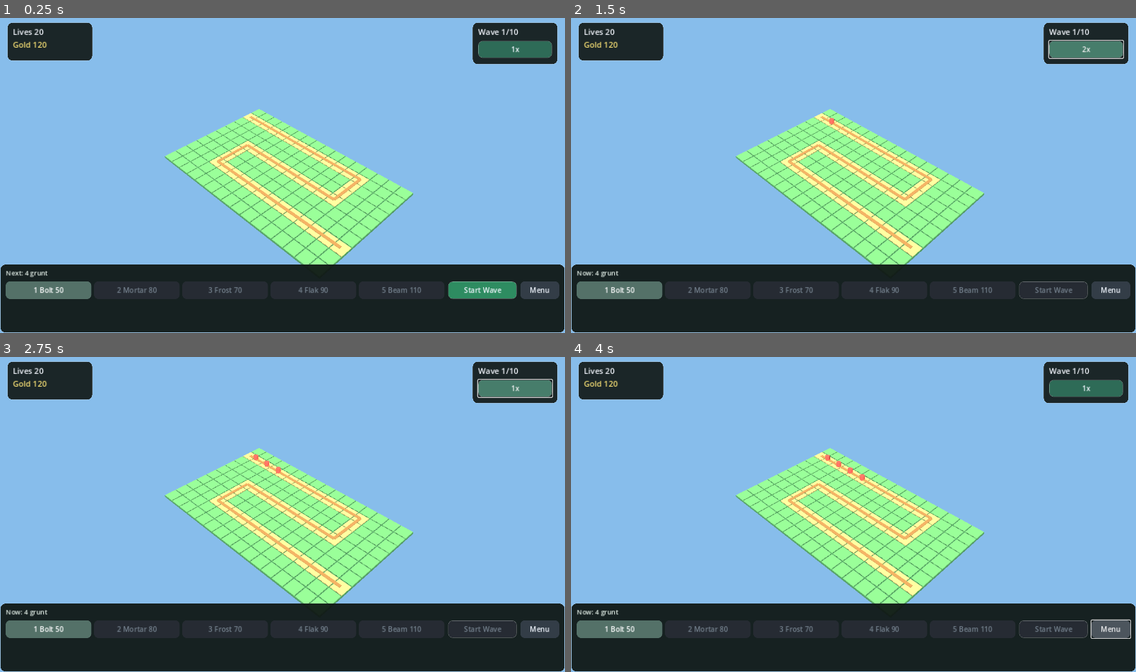
Above: before the commit, frames 1-4 (two rows, left to right).
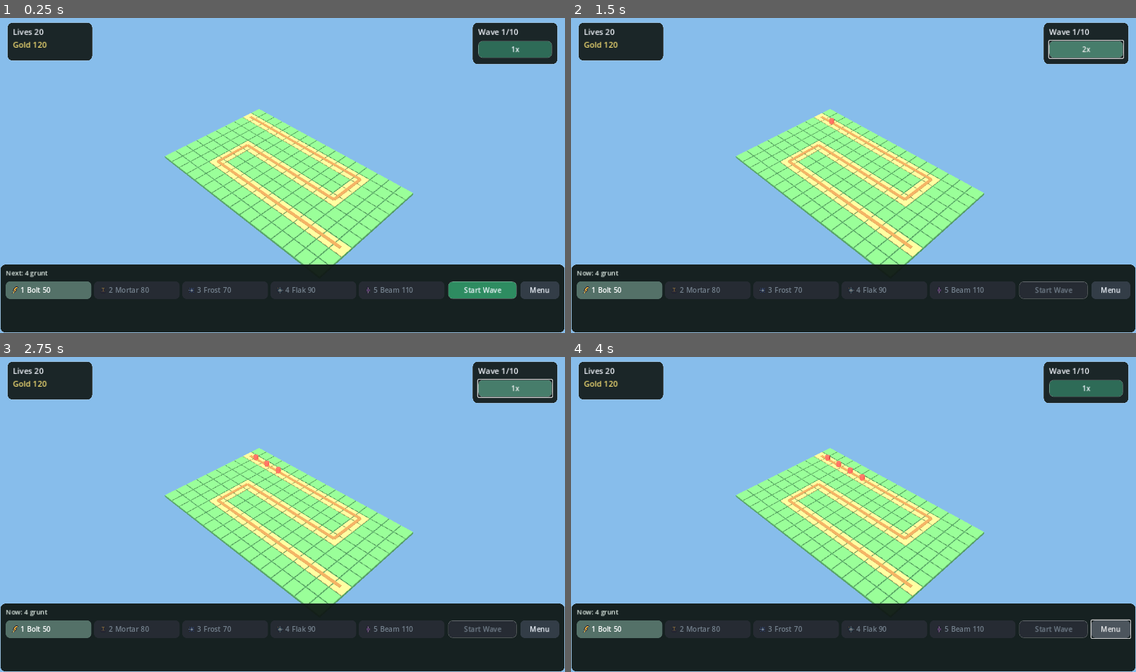
Above: after the commit, the same moments.

Repository: kblaszki/godot-game
Game: Godot game, scene res://games/gridward/app/play.tscn
Two runs of this game, one before a commit and one after it. Both use one fixed random seed, a clock stepped at 60 frames per second and the inputs below. This scene is started directly instead of the project's main scene.
Inputs:
- Up to frame 1 (0.25 s): no input
- Up to frame 2 (1.5 s): click "Start Wave" at 0.5 s; click "1x" at 1.25 s
- Up to frame 3 (2.75 s): click "2x" at 2 s
- Up to frame 4 (4 s): click "1 Bolt 50" at 2.75 s; click "Menu" at 3.5 s

The runs differ from the first frame. In frame 1, 0.4% of the frame differs, in the area x 2-75%, y 85-88%; in frame 2, 0.4%; in frame 3, 0.4%; in frame 4, 0.4%.

Commit message:
Add Gridward combat juice, audio port, and pxl icons.
Presentation-only feedback and nearest-filtered tower icons keep sim determinism intact while making fights readable.

Diff:
--- a/games/gridward/app/board_3d.gd
+++ b/games/gridward/app/board_3d.gd
@@ -20,15 +20,23 @@
 const GHOST_OK := Color(0.3, 0.85, 0.4, 0.5)
 const GHOST_BAD := Color(0.9, 0.22, 0.2, 0.5)
 
+const TRAUMA_DECAY := 2.4
+const TRAUMA_OFFSET := 0.42
+
 var _camera: Camera3D
 var _pivot: Node3D
 var _cells_root: Node3D
 var _path_root: Node3D
 var _towers_root: Node3D
 var _enemies_root: Node3D
+var _projectiles_root: Node3D
+var _fx_root: Node3D
 var _ghost: MeshInstance3D
 var _tower_nodes: Dictionary = {}
 var _enemy_nodes: Dictionary = {}
+var _projectile_nodes: Dictionary = {}
+var _trauma: float = 0.0
+var _shake_time: float = 0.0
 var _focus: Vector3 = Vector3.ZERO
 var _board_center: Vector3 = Vector3.ZERO
 var _distance: float = 18.0
@@ -48,8 +56,26 @@
 	_ensure_rig()
 
 
-func _process(_delta: float) -> void:
+func _process(delta: float) -> void:
+	_shake_time += delta
+	_trauma = maxf(_trauma - TRAUMA_DECAY * delta, 0.0)
 	_apply_camera()
+
+
+func add_trauma(amount: float) -> void:
+	_trauma = clampf(_trauma + amount, 0.0, 1.0)
+
+
+func get_trauma() -> float:
+	return _trauma
+
+
+## Last mirrored enemy origin, or INF when that id is not on the board yet.
+func enemy_anchor(id: int) -> Vector3:
+	var node := _enemy_nodes.get(id) as Node3D
+	if node == null:
+		return Vector3(INF, INF, INF)
+	return node.position
 
 
 func get_camera() -> Camera3D:
@@ -103,6 +129,7 @@
 		_apply_camera()
 	_sync_towers(sim.get_towers())
 	_sync_enemies(sim.get_enemies())
+	_sync_projectiles(sim.get_projectiles())
 
 
 ## Viewport pixels. Returns MISS_CELL when the ray misses the ground plane.
@@ -217,6 +244,12 @@
 	_enemies_root = Node3D.new()
 	_enemies_root.name = "Enemies"
 	_pivot.add_child(_enemies_root)
+	_projectiles_root = Node3D.new()
+	_projectiles_root.name = "Projectiles"
+	_pivot.add_child(_projectiles_root)
+	_fx_root = Node3D.new()
+	_fx_root.name = "Fx"
+	_pivot.add_child(_fx_root)
 
 	if _use_meshes():
 		_ghost = MeshInstance3D.new()
@@ -354,6 +387,35 @@
 	_drop_missing(_enemy_nodes, live)
 
 
+func _sync_projectiles(shots: Array) -> void:
+	if not _use_meshes():
+		return
+	var live := {}
+	for item in shots:
+		var shot := item as ProjectileState
+		if shot == null:
+			continue
+		live[shot.id] = true
+		var node := _projectile_nodes.get(shot.id) as MeshInstance3D
+		if node == null:
+			node = MeshInstance3D.new()
+			node.name = "Shot%d" % shot.id
+			var sphere := SphereMesh.new()
+			sphere.radius = 0.12
+			sphere.height = 0.24
+			node.mesh = sphere
+			var mat := StandardMaterial3D.new()
+			mat.albedo_color = Color(0.95, 0.55, 0.2, 1)
+			mat.emission_enabled = true
+			mat.emission = Color(1.0, 0.72, 0.3, 1)
+			mat.emission_energy_multiplier = 0.45
+			node.material_override = mat
+			_projectiles_root.add_child(node)
+			_projectile_nodes[shot.id] = node
+		node.position = point_to_world(shot.position) + Vector3(0.0, 0.35, 0.0)
+	_drop_missing(_projectile_nodes, live)
+
+
 func _make_tower(tower: TowerState) -> MeshInstance3D:
 	var node := MeshInstance3D.new()
 	node.name = "Tower%d" % tower.id
@@ -452,9 +514,100 @@
 		sin(pitch),
 		cos(yaw) * cos(pitch)
 	) * _distance
-	_camera.global_position = _focus + offset
-	if _camera.global_position.distance_squared_to(_focus) > 0.0001:
-		_camera.look_at(_focus, Vector3.UP)
+	var kick := _shake_offset()
+	var look := _focus + kick
+	_camera.global_position = _focus + offset + kick
+	if _camera.global_position.distance_squared_to(look) > 0.0001:
+		_camera.look_at(look, Vector3.UP)
+
+
+func _shake_offset() -> Vector3:
+	var shake := _trauma * _trauma
+	if shake <= 0.000001:
+		return Vector3.ZERO
+	return Vector3(
+		TRAUMA_OFFSET * shake * sin(_shake_time * 31.0),
+		TRAUMA_OFFSET * 0.35 * shake * sin(_shake_time * 27.0),
+		TRAUMA_OFFSET * shake * cos(_shake_time * 23.0)
+	)
+
+
+func flash_enemy(id: int) -> void:
+	if not _use_meshes() or _fx_root == null:
+		return
+	var node := _enemy_nodes.get(id) as MeshInstance3D
+	if node == null:
+		return
+	var flash := MeshInstance3D.new()
+	var cyl := CylinderMesh.new()
+	cyl.top_radius = 0.28
+	cyl.bottom_radius = 0.28
+	cyl.height = 0.5
+	flash.mesh = cyl
+	flash.material_override = _flash_mat(Color(1.0, 0.95, 0.75, 0.85))
+	flash.position = node.position
+	_fx_root.add_child(flash)
+	var tw := create_tween()
+	tw.tween_property(flash, "scale", Vector3(1.35, 1.15, 1.35), 0.08)
+	tw.tween_callback(flash.queue_free)
+
+
+func pop_enemy(id: int, enemy_id: StringName) -> void:
+	if not _use_meshes() or _fx_root == null:
+		return
+	var node := _enemy_nodes.get(id) as MeshInstance3D
+	if node == null:
+		return
+	var pop := MeshInstance3D.new()
+	var cyl := CylinderMesh.new()
+	cyl.top_radius = 0.2
+	cyl.bottom_radius = 0.2
+	cyl.height = 0.4
+	pop.mesh = cyl
+	pop.material_override = _flash_mat(_enemy_color(enemy_id))
+	pop.position = node.position
+	_fx_root.add_child(pop)
+	var tw := create_tween()
+	tw.tween_property(pop, "scale", Vector3(1.5, 1.7, 1.5), 0.08).set_trans(Tween.TRANS_BACK).set_ease(Tween.EASE_OUT)
+	tw.tween_property(pop, "scale", Vector3(0.05, 0.05, 0.05), 0.14).set_trans(Tween.TRANS_QUAD).set_ease(Tween.EASE_IN)
+	tw.tween_callback(pop.queue_free)
+
+
+func pulse_shot(from: Vector3, to: Vector3, tower_id: StringName) -> void:
+	if not _use_meshes() or _fx_root == null:
+		return
+	var delta := to - from
+	if delta.length_squared() < 0.0001:
+		return
+	var beam := MeshInstance3D.new()
+	var box := BoxMesh.new()
+	box.size = Vector3(delta.length(), 0.06, 0.06)
+	beam.mesh = box
+	beam.material_override = _flash_mat(_tower_color(tower_id))
+	beam.position = (from + to) * 0.5
+	beam.rotation = Vector3(0.0, yaw_for_xz_delta(Vector2(delta.x, delta.z)), 0.0)
+	_fx_root.add_child(beam)
+	var tw := create_tween()
+	tw.tween_property(beam, "scale", Vector3(1.0, 0.2, 0.2), 0.1)
+	tw.tween_callback(beam.queue_free)
+
+
+func burst_impact(point: Vector2, radius: float) -> void:
+	if not _use_meshes() or _fx_root == null:
+		return
+	var ring := MeshInstance3D.new()
+	var cyl := CylinderMesh.new()
+	cyl.top_radius = 0.08
+	cyl.bottom_radius = 0.08
+	cyl.height = 0.06
+	ring.mesh = cyl
+	ring.material_override = _flash_mat(Color(0.95, 0.55, 0.22, 1))
+	ring.position = point_to_world(point) + Vector3(0.0, 0.22, 0.0)
+	_fx_root.add_child(ring)
+	var spread := maxf(radius, 0.35) * 2.2
+	var tw := create_tween()
+	tw.tween_property(ring, "scale", Vector3(spread, 1.0, spread), 0.16).set_trans(Tween.TRANS_QUAD).set_ease(Tween.EASE_OUT)
+	tw.tween_callback(ring.queue_free)
 
 
 func _tower_color(tower_id: StringName) -> Color:
@@ -491,6 +644,14 @@
 			return Color(0.85, 0.85, 0.85, 1)
 
 
+func _flash_mat(color: Color) -> StandardMaterial3D:
+	var mat := StandardMaterial3D.new()
+	mat.albedo_color = color
+	mat.shading_mode = BaseMaterial3D.SHADING_MODE_UNSHADED
+	mat.transparency = BaseMaterial3D.TRANSPARENCY_ALPHA
+	return mat
+
+
 func _mat(color: Color) -> StandardMaterial3D:
 	var mat := StandardMaterial3D.new()
 	mat.albedo_color = color
--- /dev/null
+++ b/games/gridward/app/gridward_audio.gd
@@ -0,0 +1,126 @@
+class_name GridwardAudio
+extends Node
+
+## Maps GridwardEvents to cue ids. Headless sessions use NullAudio.
+## A windowed play session uses GodotAudio blips. Tests may set_port.
+
+const CUE_HIT: StringName = &"hit"
+const CUE_KILL: StringName = &"kill"
+const CUE_KILL_BIG: StringName = &"kill_big"
+const CUE_LEAK: StringName = &"leak"
+const CUE_FIRE: StringName = &"fire"
+const CUE_IMPACT: StringName = &"impact"
+const CUE_PLACE: StringName = &"place"
+const CUE_SELL: StringName = &"sell"
+const CUE_UPGRADE: StringName = &"upgrade"
+const CUE_WAVE: StringName = &"wave"
+const CUE_CLEAR: StringName = &"clear"
+const CUE_VICTORY: StringName = &"victory"
+const CUE_DEFEAT: StringName = &"defeat"
+
+const BIG_KILL_BOUNTY := 50
+const HIT_STOP_STEPS := 4
+const TRAUMA_LEAK := 0.62
+const TRAUMA_BIG_KILL := 0.34
+const TRAUMA_DEFEAT := 0.75
+
+var _port: Object = null
+
+
+func _ready() -> void:
+	if _port != null:
+		return
+	if OS.has_feature("headless") or DisplayServer.get_name() == "headless":
+		_port = NullAudio.new()
+		return
+	var live := GodotAudio.new()
+	add_child(live)
+	live.register_blip(CUE_HIT, 880.0, 0.03)
+	live.register_blip(CUE_KILL, 520.0, 0.06)
+	live.register_blip(CUE_KILL_BIG, 180.0, 0.12)
+	live.register_blip(CUE_LEAK, 140.0, 0.16)
+	live.register_blip(CUE_FIRE, 660.0, 0.025)
+	live.register_blip(CUE_IMPACT, 220.0, 0.05)
+	live.register_blip(CUE_PLACE, 440.0, 0.04)
+	live.register_blip(CUE_SELL, 300.0, 0.05)
+	live.register_blip(CUE_UPGRADE, 720.0, 0.06)
+	live.register_blip(CUE_WAVE, 500.0, 0.05)
+	live.register_blip(CUE_CLEAR, 840.0, 0.08)
+	live.register_blip(CUE_VICTORY, 960.0, 0.14)
+	live.register_blip(CUE_DEFEAT, 110.0, 0.2)
+	_port = live
+
+
+func set_port(port: Object) -> void:
+	_port = port
+
+
+func play_cue(cue: StringName, volume: float = 1.0) -> void:
+	if cue == &"" or _port == null:
+		return
+	if _port.has_method("play"):
+		_port.call("play", cue, volume)
+
+
+## Presentation recipe for one sim event. Does not touch the sim or any RNG.
+static func reaction(event: Dictionary) -> Dictionary:
+	var kind: StringName = event.get("type", &"")
+	var cue: StringName = &""
+	var volume := 1.0
+	var trauma := 0.0
+	var hit_stop := 0
+	var vfx: StringName = &""
+	match kind:
+		GridwardEvents.ENEMY_HIT:
+			cue = CUE_HIT
+			volume = 0.4
+			vfx = &"hit_flash"
+		GridwardEvents.ENEMY_KILLED:
+			var bounty := int(event.get("bounty", 0))
+			var big := StringName(event.get("enemy_id", &"")) == &"boss" or bounty >= BIG_KILL_BOUNTY
+			cue = CUE_KILL_BIG if big else CUE_KILL
+			volume = 1.0 if big else 0.7
+			if big:
+				trauma = TRAUMA_BIG_KILL
+				hit_stop = HIT_STOP_STEPS
+			vfx = &"death_pop"
+		GridwardEvents.ENEMY_LEAKED:
+			cue = CUE_LEAK
+			trauma = TRAUMA_LEAK
+		GridwardEvents.TOWER_FIRED:
+			cue = CUE_FIRE
+			volume = 0.55
+			vfx = &"tracer"
+		GridwardEvents.PROJECTILE_IMPACT:
+			cue = CUE_IMPACT
+			volume = 0.65
+			vfx = &"impact"
+		GridwardEvents.TOWER_PLACED:
+			cue = CUE_PLACE
+			volume = 0.8
+		GridwardEvents.TOWER_SOLD:
+			cue = CUE_SELL
+			volume = 0.7
+		GridwardEvents.TOWER_UPGRADED:
+			cue = CUE_UPGRADE
+			volume = 0.75
+		GridwardEvents.WAVE_STARTED:
+			cue = CUE_WAVE
+			volume = 0.6
+		GridwardEvents.WAVE_CLEARED:
+			cue = CUE_CLEAR
+			volume = 0.7
+		GridwardEvents.VICTORY:
+			cue = CUE_VICTORY
+		GridwardEvents.DEFEAT:
+			cue = CUE_DEFEAT
+			trauma = TRAUMA_DEFEAT
+		_:
+			pass
+	return {
+		"cue": cue,
+		"volume": volume,
+		"trauma": trauma,
+		"hit_stop": hit_stop,
+		"vfx": vfx,
+	}
--- a/games/gridward/app/play.gd
+++ b/games/gridward/app/play.gd
@@ -1,6 +1,8 @@
 extends Control
 
 const PAUSE_PATH := "res://games/gridward/app/pause_menu.tscn"
+const ICON_SHEET_PNG := "res://games/gridward/assets/pxl/icons.png"
+const ICON_SHEET_JSON := "res://games/gridward/assets/pxl/icons.json"
 const CLICK_DRAG_PX := 6.0
 
 const TOWER_ACTIONS: Array[StringName] = [
@@ -37,6 +39,8 @@
 var _lmb_press_pos: Vector2 = Vector2.ZERO
 var _hovering: bool = false
 var _hover_local: Vector2 = Vector2.ZERO
+var _skip_sim_steps: int = 0
+var _icon_textures: Dictionary = {}
 
 @onready var _svc: SubViewportContainer = $BoardRoot/SubViewportContainer
 @onready var _viewport: SubViewport = $BoardRoot/SubViewportContainer/SubViewport
@@ -57,6 +61,7 @@
 @onready var _build_bar: HBoxContainer = $BottomDock/Margin/Column/ActionRow/BuildBar
 @onready var _start: Button = $BottomDock/Margin/Column/ActionRow/StartWave
 @onready var _menu: Button = $BottomDock/Margin/Column/ActionRow/Menu
+@onready var _audio: GridwardAudio = $GridwardAudio
 
 
 func bind_sim(sim: GridwardSim, map: MapDef) -> void:
@@ -149,9 +154,17 @@
 	if _sim == null:
 		return
 	var count := 2 if _speed_2x else 1
+	var stepped := false
 	for _i in count:
+		if _skip_sim_steps > 0:
+			_skip_sim_steps -= 1
+			continue
 		_sim.step()
-	_after_command()
+		stepped = true
+		_dispatch_events(_sim.drain_events())
+	if stepped:
+		_refresh_hud()
+		_refresh_ghost()
 
 
 func _sample_input() -> void:
@@ -298,11 +311,67 @@
 
 
 func _after_command() -> void:
+	var events: Array = []
 	if _sim != null:
-		_sim.drain_events()
-	_sync_board()
+		events = _sim.drain_events()
+	_dispatch_events(events)
 	_refresh_hud()
 	_refresh_ghost()
+
+
+func _dispatch_events(events: Array) -> void:
+	var flashes: Array[int] = []
+	var killed := {}
+	for item in events:
+		var event: Dictionary = item
+		if event.is_empty():
+			continue
+		var reaction := GridwardAudio.reaction(event)
+		if _audio != null:
+			_audio.play_cue(reaction["cue"], float(reaction["volume"]))
+		var trauma := float(reaction["trauma"])
+		if trauma > 0.0 and _board != null:
+			_board.add_trauma(trauma)
+		var stop := int(reaction["hit_stop"])
+		if stop > _skip_sim_steps:
+			_skip_sim_steps = stop
+		_collect_vfx(event, StringName(reaction["vfx"]), flashes, killed)
+	_sync_board()
+	if _board == null:
+		return
+	for id in flashes:
+		if not killed.has(id):
+			_board.flash_enemy(id)
+
+
+func _collect_vfx(event: Dictionary, vfx: StringName, flashes: Array[int], killed: Dictionary) -> void:
+	if _board == null or vfx == &"":
+		return
+	var entity_id := int(event.get("id", -1))
+	match vfx:
+		&"hit_flash":
+			flashes.append(entity_id)
+		&"death_pop":
+			killed[entity_id] = true
+			_board.pop_enemy(entity_id, StringName(event.get("enemy_id", &"")))
+		&"tracer":
+			_pulse_tracer(event)
+		&"impact":
+			var point: Vector2 = event.get("position", Vector2.ZERO)
+			_board.burst_impact(point, float(event.get("splash_radius", 0.0)))
+
+
+func _pulse_tracer(event: Dictionary) -> void:
+	if StringName(event.get("kind", &"")) == TowerDef.KIND_PROJECTILE:
+		return
+	var tower := _tower_entity(int(event.get("id", -1)))
+	if tower == null or _board == null:
+		return
+	var target := _board.enemy_anchor(int(event.get("target_id", -1)))
+	if not is_finite(target.x):
+		return
+	var origin := GridwardBoard3D.cell_to_world(tower.cell) + Vector3(0.0, 0.7, 0.0)
+	_board.pulse_shot(origin, target, tower.tower_id)
 
 
 func _sync_board() -> void:
@@ -362,6 +431,16 @@
 	return null
 
 
+func _tower_entity(entity_id: int) -> TowerState:
+	if _sim == null or entity_id < 0:
+		return null
+	for item in _sim.get_towers():
+		var tower := item as TowerState
+		if tower != null and tower.id == entity_id:
+			return tower
+	return null
+
+
 func _find_selected_tower() -> TowerState:
 	if _sim == null or _selected_entity < 0:
 		return null
@@ -401,6 +480,7 @@
 
 
 func _build_tower_buttons() -> void:
+	_load_tower_icons()
 	var index := 0
 	for tower_id in GridwardCatalog.TOWER_IDS:
 		index += 1
@@ -415,9 +495,37 @@
 		button.size_flags_horizontal = Control.SIZE_EXPAND_FILL
 		button.pressed.connect(_on_build_pressed.bind(tower_id))
 		button.focus_mode = Control.FOCUS_ALL
+		button.alignment = HORIZONTAL_ALIGNMENT_LEFT
+		button.icon_alignment = HORIZONTAL_ALIGNMENT_LEFT
+		var icon: Texture2D = _icon_textures.get(tower_id)
+		if icon != null:
+			button.icon = icon
+			button.expand_icon = false
+			button.texture_filter = CanvasItem.TEXTURE_FILTER_NEAREST
 		_style_button(button, Color(0.18, 0.32, 0.28, 1), false)
 		_build_bar.add_child(button)
 		_build_buttons.append(button)
+
+
+func _load_tower_icons() -> void:
+	_icon_textures.clear()
+	if not ResourceLoader.exists(ICON_SHEET_PNG) or not FileAccess.file_exists(ICON_SHEET_JSON):
+		return
+	var tex := load(ICON_SHEET_PNG) as Texture2D
+	if tex == null:
+		return
+	var sheet := PxlSheet.parse(FileAccess.get_file_as_string(ICON_SHEET_JSON))
+	if not sheet.is_valid():
+		return
+	for tower_id in GridwardCatalog.TOWER_IDS:
+		var rect := sheet.frame_rect(tower_id)
+		if rect.size.x <= 0 or rect.size.y <= 0:
+			continue
+		var atlas := AtlasTexture.new()
+		atlas.atlas = tex
+		atlas.region = Rect2(rect)
+		atlas.filter_clip = true
+		_icon_textures[tower_id] = atlas
 
 
 func _fill_targeting() -> void:
--- a/games/gridward/app/play.tscn
+++ b/games/gridward/app/play.tscn
@@ -1,7 +1,8 @@
-[gd_scene load_steps=3 format=3]
+[gd_scene load_steps=4 format=3]
 
 [ext_resource type="Script" path="res://games/gridward/app/play.gd" id="1_play"]
 [ext_resource type="PackedScene" path="res://games/gridward/app/board_3d.tscn" id="2_board"]
+[ext_resource type="Script" path="res://games/gridward/app/gridward_audio.gd" id="3_audio"]
 
 [node name="Play" type="Control"]
 layout_mode = 3
@@ -11,6 +12,9 @@
 grow_horizontal = 2
 grow_vertical = 2
 script = ExtResource("1_play")
+
+[node name="GridwardAudio" type="Node" parent="."]
+script = ExtResource("3_audio")
 
 [node name="Background" type="ColorRect" parent="."]
 layout_mode = 1
--- /dev/null
+++ b/games/gridward/assets/pxl/icons.json
@@ -0,0 +1,114 @@
+{
+ "frames": {
+  "bolt": {
+   "frame": {
+    "x": 0,
+    "y": 0,
+    "w": 18,
+    "h": 18
+   },
+   "rotated": false,
+   "trimmed": false,
+   "spriteSourceSize": {
+    "x": 0,
+    "y": 0,
+    "w": 18,
+    "h": 18
+   },
+   "sourceSize": {
+    "w": 18,
+    "h": 18
+   }
+  },
+  "mortar": {
+   "frame": {
+    "x": 19,
+    "y": 0,
+    "w": 18,
+    "h": 18
+   },
+   "rotated": false,
+   "trimmed": false,
+   "spriteSourceSize": {
+    "x": 0,
+    "y": 0,
+    "w": 18,
+    "h": 18
+   },
+   "sourceSize": {
+    "w": 18,
+    "h": 18
+   }
+  },
+  "frost": {
+   "frame": {
+    "x": 38,
+    "y": 0,
+    "w": 18,
+    "h": 18
+   },
+   "rotated": false,
+   "trimmed": false,
+   "spriteSourceSize": {
+    "x": 0,
+    "y": 0,
+    "w": 18,
+    "h": 18
+   },
+   "sourceSize": {
+    "w": 18,
+    "h": 18
+   }
+  },
+  "flak": {
+   "frame": {
+    "x": 57,
+    "y": 0,
+    "w": 18,
+    "h": 18
+   },
+   "rotated": false,
+   "trimmed": false,
+   "spriteSourceSize": {
+    "x": 0,
+    "y": 0,
+    "w": 18,
+    "h": 18
+   },
+   "sourceSize": {
+    "w": 18,
+    "h": 18
+   }
+  },
+  "beam": {
+   "frame": {
+    "x": 76,
+    "y": 0,
+    "w": 18,
+    "h": 18
+   },
+   "rotated": false,
+   "trimmed": false,
+   "spriteSourceSize": {
+    "x": 0,
+    "y": 0,
+    "w": 18,
+    "h": 18
+   },
+   "sourceSize": {
+    "w": 18,
+    "h": 18
+   }
+  }
+ },
+ "meta": {
+  "app": "pxl",
+  "image": "icons.png",
+  "format": "RGBA8888",
+  "size": {
+   "w": 94,
+   "h": 18
+  },
+  "scale": "1"
+ }
+}
--- a/tests/games/gridward/gridward_board3d_test.gd
+++ b/tests/games/gridward/gridward_board3d_test.gd
@@ -84,6 +84,21 @@
 	assert_almost_eq(framed.z, fitted.z, 0.001)
 
 
+func test_trauma_should_offset_only_the_camera() -> void:
+	var board: GridwardBoard3D = load("res://games/gridward/app/board_3d.tscn").instantiate()
+	add_child_autofree(board)
+	await wait_frames(1)
+	board.fit(Vector2(1280, 720))
+	var fitted := board.get_camera().global_position
+	var pivot := board.get_node("BoardPivot3D") as Node3D
+	var pivot_at := pivot.position
+	board.add_trauma(1.0)
+	board._process(0.05)
+	assert_gt(fitted.distance_to(board.get_camera().global_position), 0.02)
+	assert_eq(pivot.position, pivot_at)
+	assert_gt(board.get_trauma(), 0.8)
+
+
 func _mesh_count(node: Node) -> int:
 	var count := 0
 	if node is MeshInstance3D:
--- /dev/null
+++ b/tests/games/gridward/gridward_juice_test.gd
@@ -0,0 +1,129 @@
+extends GutTest
+
+const PLAY_PATH := "res://games/gridward/app/play.tscn"
+const ICON_JSON := "res://games/gridward/assets/pxl/icons.json"
+
+
+class StepStub:
+	extends GridwardSim
+
+	var step_count: int = 0
+
+	func step() -> void:
+		step_count += 1
+
+
+func test_reaction_should_stop_on_big_kills_and_shake_on_leak() -> void:
+	var big := GridwardAudio.reaction(GridwardEvents.enemy_killed(3, &"boss", 100, 200))
+	assert_eq(big["cue"], GridwardAudio.CUE_KILL_BIG)
+	assert_eq(int(big["hit_stop"]), GridwardAudio.HIT_STOP_STEPS)
+	assert_gt(float(big["trauma"]), 0.0)
+	var rich := GridwardAudio.reaction(GridwardEvents.enemy_killed(6, &"tank", 50, 50))
+	assert_eq(int(rich["hit_stop"]), GridwardAudio.HIT_STOP_STEPS)
+	var small := GridwardAudio.reaction(GridwardEvents.enemy_killed(4, &"grunt", 8, 8))
+	assert_eq(small["cue"], GridwardAudio.CUE_KILL)
+	assert_eq(int(small["hit_stop"]), 0)
+	assert_eq(float(small["trauma"]), 0.0)
+	var leak := GridwardAudio.reaction(GridwardEvents.enemy_leaked(5, &"grunt", 19))
+	assert_eq(leak["cue"], GridwardAudio.CUE_LEAK)
+	assert_gt(float(leak["trauma"]), float(big["trauma"]))
+	assert_eq(int(leak["hit_stop"]), 0)
+
+
+func test_big_kill_should_skip_following_sim_steps() -> void:
+	var map := GridwardCatalog.build_meadow()
+	var stub := StepStub.new(map, GridwardCatalog.new(), 1)
+	var play = load(PLAY_PATH).instantiate()
+	play.bind_sim(stub, map)
+	play.process_mode = Node.PROCESS_MODE_DISABLED
+	add_child_autofree(play)
+	await wait_frames(1)
+	var spy := AudioSpy.new()
+	(play.get_node("GridwardAudio") as GridwardAudio).set_port(spy)
+	play._dispatch_events([GridwardEvents.enemy_killed(1, &"boss", 100, 100)])
+	assert_eq(play._skip_sim_steps, GridwardAudio.HIT_STOP_STEPS)
+	assert_eq(spy.calls.size(), 1)
+	assert_eq(spy.calls[0]["id"], GridwardAudio.CUE_KILL_BIG)
+	stub.step_count = 0
+	play._process(0.0)
+	assert_eq(stub.step_count, 0)
+	assert_eq(play._skip_sim_steps, GridwardAudio.HIT_STOP_STEPS - 1)
+	play._process(0.0)
+	play._process(0.0)
+	play._process(0.0)
+	assert_eq(stub.step_count, 0)
+	assert_eq(play._skip_sim_steps, 0)
+	play._process(0.0)
+	assert_eq(stub.step_count, 1)
+
+
+func test_leak_event_should_add_camera_trauma() -> void:
+	var play = await _new_play()
+	var board := play.get_node("BoardRoot/SubViewportContainer/SubViewport/Board3D") as GridwardBoard3D
+	var spy := AudioSpy.new()
+	(play.get_node("GridwardAudio") as GridwardAudio).set_port(spy)
+	assert_eq(board.get_trauma(), 0.0)
+	play._dispatch_events([GridwardEvents.enemy_leaked(1, &"runner", 19)])
+	assert_gt(board.get_trauma(), 0.5)
+	assert_eq(spy.calls[0]["id"], GridwardAudio.CUE_LEAK)
+	assert_eq(play.get_sim().get_lives(), 20)
+
+
+func test_play_juice_should_match_headless_sim() -> void:
+	var map := GridwardCatalog.build_meadow()
+	var played := GridwardSim.new(map, GridwardCatalog.new(), 11)
+	var plain := GridwardSim.new(GridwardCatalog.build_meadow(), GridwardCatalog.new(), 11)
+	assert_ne(played.place_tower(Vector2i(1, 2), &"bolt"), -1)
+	assert_ne(plain.place_tower(Vector2i(1, 2), &"bolt"), -1)
+	assert_true(played.start_wave())
+	assert_true(plain.start_wave())
+	played.drain_events()
+	plain.drain_events()
+	var play = load(PLAY_PATH).instantiate()
+	play.bind_sim(played, map)
+	play.process_mode = Node.PROCESS_MODE_DISABLED
+	add_child_autofree(play)
+	await wait_frames(1)
+	var spy := AudioSpy.new()
+	(play.get_node("GridwardAudio") as GridwardAudio).set_port(spy)
+	for _i in 80:
+		play._process(0.016)
+		plain.step()
+	assert_eq(played.get_gold(), plain.get_gold())
+	assert_eq(played.get_lives(), plain.get_lives())
+	assert_eq(played.get_phase(), plain.get_phase())
+	assert_eq(played.get_wave_index(), plain.get_wave_index())
+	assert_eq(played.get_enemies().size(), plain.get_enemies().size())
+	assert_eq(played.get_projectiles().size(), plain.get_projectiles().size())
+	assert_gt(spy.calls.size(), 0)
+
+
+func test_icons_sheet_should_parse_with_pxl_sheet() -> void:
+	var sheet := PxlSheet.parse(FileAccess.get_file_as_string(ICON_JSON))
+	assert_true(sheet.is_valid())
+	for tower_id in GridwardCatalog.TOWER_IDS:
+		var rect := sheet.frame_rect(tower_id)
+		assert_gt(rect.size.x, 0, str(tower_id))
+		assert_gt(rect.size.y, 0, str(tower_id))
+
+
+func test_build_buttons_should_use_nearest_tower_icons() -> void:
+	var play = await _new_play()
+	var bar := play.get_node("BottomDock/Margin/Column/ActionRow/BuildBar") as HBoxContainer
+	assert_eq(bar.get_child_count(), GridwardCatalog.TOWER_IDS.size())
+	var index := 0
+	for child in bar.get_children():
+		var button := child as Button
+		var tower_id: StringName = GridwardCatalog.TOWER_IDS[index]
+		assert_not_null(button.icon, str(tower_id))
+		assert_false(button.expand_icon)
+		assert_eq(button.texture_filter, CanvasItem.TEXTURE_FILTER_NEAREST)
+		index += 1
+
+
+func _new_play():
+	var play = load(PLAY_PATH).instantiate()
+	play.process_mode = Node.PROCESS_MODE_DISABLED
+	add_child_autofree(play)
+	await wait_frames(1)
+	return play
Binary file added: games/gridward/assets/pxl/icons.png
Not shown, added: games/gridward/assets/pxl/icons.png.import
Binary file added: games/gridward/assets/pxl/sprites/beam.png
Not shown, added: games/gridward/assets/pxl/sprites/beam.png.import
Binary file added: games/gridward/assets/pxl/sprites/bolt.png
Not shown, added: games/gridward/assets/pxl/sprites/bolt.png.import
Binary file added: games/gridward/assets/pxl/sprites/flak.png
Not shown, added: games/gridward/assets/pxl/sprites/flak.png.import
Binary file added: games/gridward/assets/pxl/sprites/frost.png
Not shown, added: games/gridward/assets/pxl/sprites/frost.png.import
Binary file added: games/gridward/assets/pxl/sprites/mortar.png
Not shown, added: games/gridward/assets/pxl/sprites/mortar.png.import
(and 4 more such lines)
